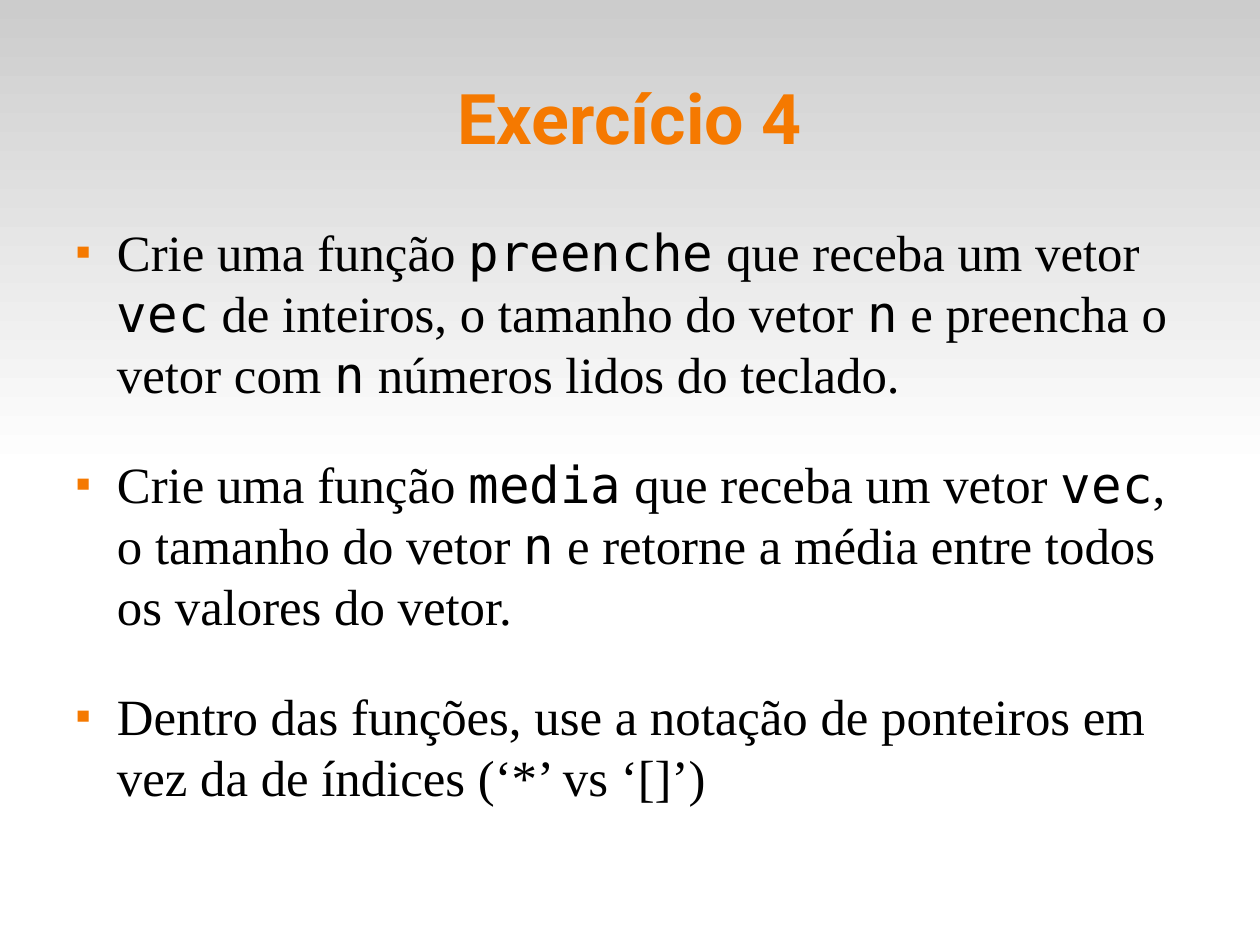
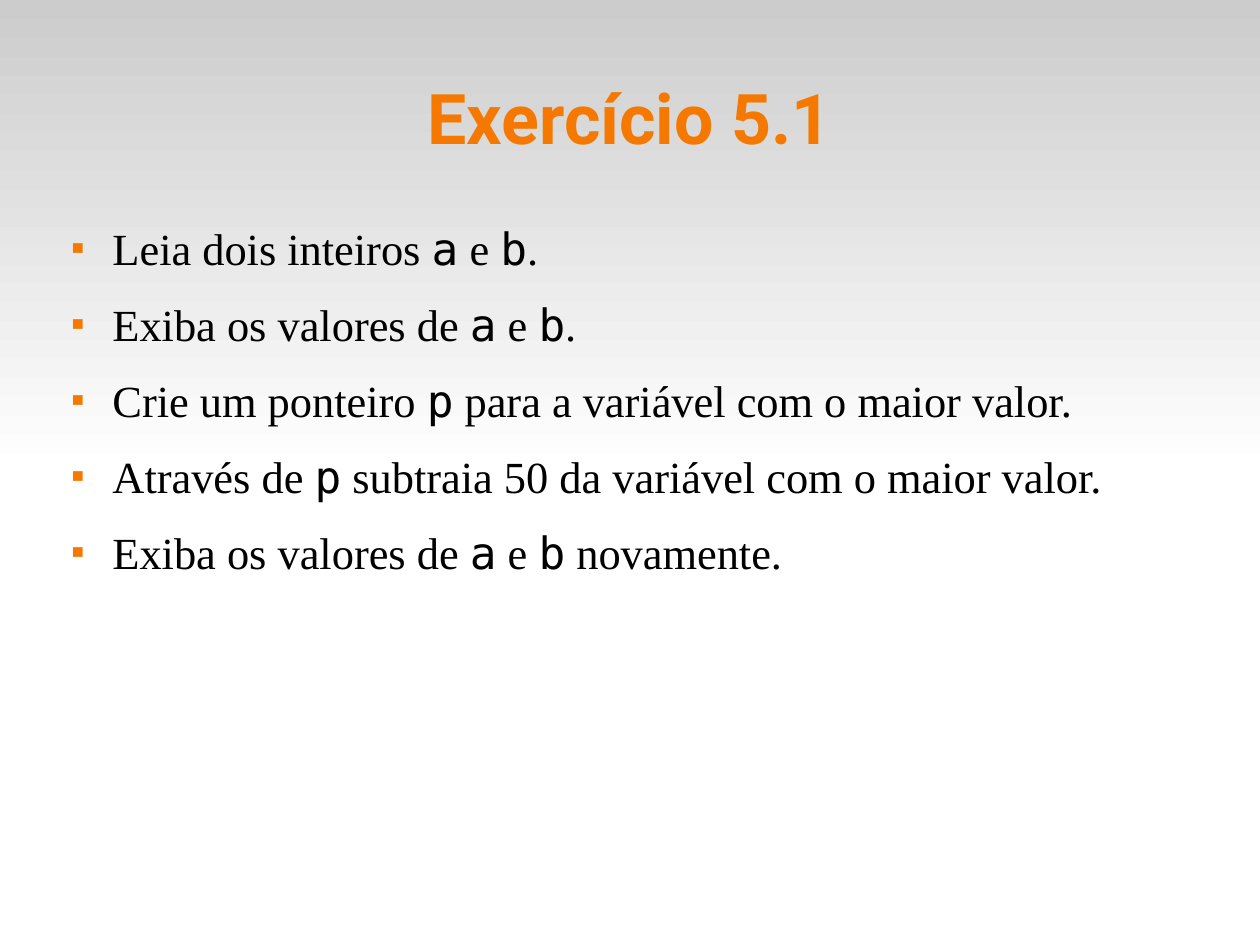
Before and after one commit to fsantanna-uerj/LP1, a slide deck: slide 8 of Slides/lp1-05-ponteiros.odp (slide 10 before the commit). Drawn at 1260x945 pixels with LibreOffice and Linux fonts; fonts in the diff are those of the drawing. Boxes give left, top, right and bottom in pixels: in the first picture for what was removed or moved away, otherwise in the second. Text is boxed around its words. In the diff, an @@ line names an element or a change of style, - is before the commit and + after.

```diff
--- a/Slides/lp1-05-ponteiros.odp
+++ b/Slides/lp1-05-ponteiros.odp
@@ title at (427,92,831,145): text changed @@
-Exercício 4
+Exercício 5.1
@@ text at (112,231,1102,570): text changed; size 32 to 28 pt @@
-■ Crie uma função preenche que receba um vetor vec de inteiros, o tamanho do vetor n e preencha o vetor com n números lidos do teclado.
-■ Crie uma função media que receba um vetor vec, o tamanho do vetor n e retorne a média entre todos os valores do vetor.
-■ Dentro das funções, use a notação de ponteiros em vez da de índices (‘*’ vs ‘[]’)
+■ Leia dois inteiros a e b.
+■ Exiba os valores de a e b.
+■ Crie um ponteiro p para a variável com o maior valor.
+■ Através de p subtraia 50 da variável com o maior valor.
+■ Exiba os valores de a e b novamente.
```
Also in this commit, not shown: 1 other slide changed, 3 slides added, 2 slides removed, 11 other files.
